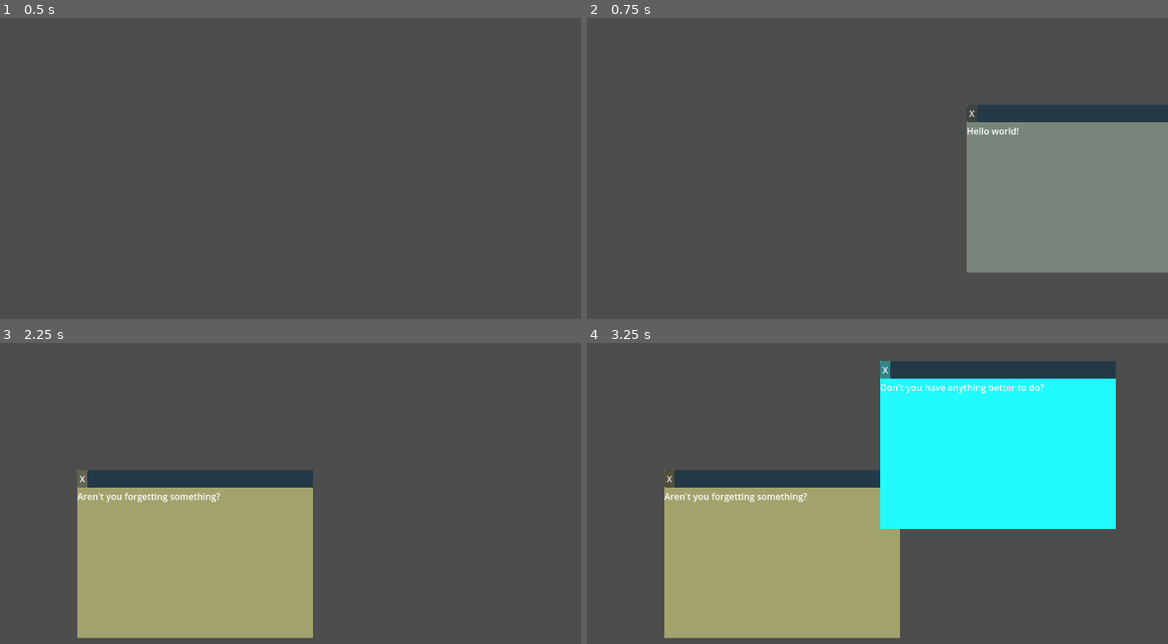
Above: before the commit, frames 1-4 (two rows, left to right).
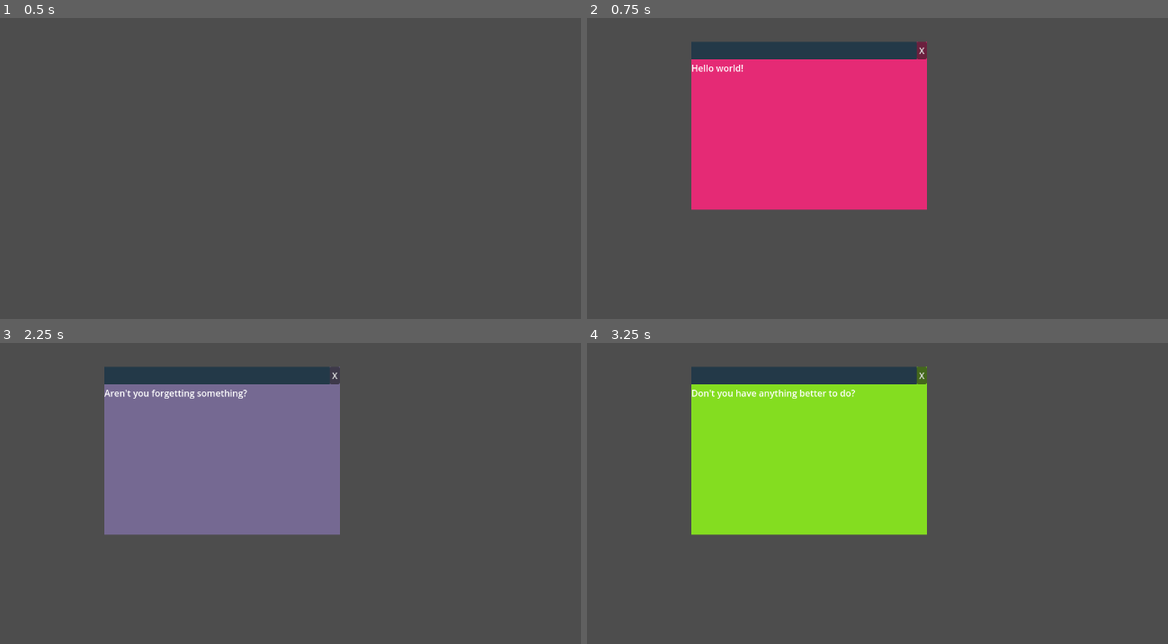
Above: after the commit, the same moments.

Repository: MunnChai/GMTKGameJam2025
Game: Godot game, scene res://desktop/desktop.tscn
Two runs of this game, one before a commit and one after it. Both use one fixed random seed, a clock stepped at 60 frames per second and the inputs below. The project has no main scene, so this scene is started directly.
Inputs (mouse positions are in pixels of both pictures, inside the frame that each line leads up to):
- Up to frame 1 (0.5 s): no input
- Up to frame 2 (0.75 s): tap Enter at 0.5 s; move the mouse to (964, 105) at 0.52 s; press the mouse at (964, 105) at 0.53 s
- Up to frame 3 (2.25 s): release the mouse at (377, 430) at 1.25 s; click "X" at 1.25 s; tap Space at 2 s; move the mouse to (75, 469) at 2.02 s; click (75, 469) at 2.1 s
- Up to frame 4 (3.25 s): tap Enter at 2.75 s; move the mouse to (877, 361) at 2.77 s; hold Right mouse button (rmb) from 2.78 s (still down); click (877, 361) at 3.05 s

Frame 1 is identical in both runs. In frame 2, 42% of the frame differs, in the area x 17-100%, y 7-85%; in frame 3, 37%; in frame 4, 56%, in the area x 13-92%, y 5-99%.

Commit message:
Refactor windows

Diff:
--- a/game/gmtkgamejam2025/desktop/desktop.gd
+++ b/game/gmtkgamejam2025/desktop/desktop.gd
@@ -3,28 +3,141 @@
 
 ## ---
 ## DESKTOP
-## Your actual desktop
+## Your desktop in the game, handles tracking all details about your current desktop windows
+## - Your windows, and where they are
+## - Your taskbar, and what there is
+## - Other misc. desktop details
 ## ---
 
+## Registry of Window Program ID to PackedScene
 @export var window_packed_scenes: Dictionary[StringName, PackedScene]
 
+## Increments by one every time a window is opened
+## Never decrements...
+## Useful for giving every window an ID, or whatever...
+static var window_counter := 0
+
+## Psuedo-singleton logic...
+static var instance: Desktop
+static func is_instanced() -> bool:
+	return is_instance_valid(instance)
+
 func _ready() -> void:
-	pass
-
-func _process(delta: float) -> void:
-	pass
+	instance = self
 
 func _input(event: InputEvent) -> void:
 	if event.is_action_pressed(&"lmb"):
-		for window in WindowManager.windows:
-			if window.mouse_hovered:
-				WindowManager.bring_to_front(window)
+		if has_hovered_window():
+			bring_to_front(get_hovered_window())
 
 func _unhandled_input(event: InputEvent) -> void:
 	if event.is_action_pressed(&"lmb"):
-		open_window(&"hello_world")
+		execute(&"hello_world", { "count": window_counter })
 
-func open_window(id: StringName, window_params: Dictionary = {}):
+#region GUI PROGRAM EXECUTION
+
+## Execute the GUI window program with the specified id,
+## passing the specified param dictionary to the boot sequence
+## Returns the window after execution
+func execute(id: StringName, args: Dictionary = {}) -> DesktopWindow:
 	var window: DesktopWindow = window_packed_scenes.get(id).instantiate()
 	%Windows.add_child(window)
-	window.global_position = get_global_mouse_position()
+	window.boot(args)
+	return window
+
+#endregion
+
+#region WINDOW MANAGEMENT
+
+## The ACTIVE WINDOW is the topmost window
+## To get the hovered window,
+
+## Your current windows, sorted with windows[0] being the topmost and active window
+## and all other windows in descending order
+var windows: Array[DesktopWindow] = []
+
+## Opens a window at the front of the desktop
+## Only opens the window if it is not already open
+## Shifts every other window back
+func open_window(window: DesktopWindow) -> bool:
+	if has_window(window):
+		return false ## Don't open the same window twice!
+	windows.push_front(window) ## Open at the front
+	window.open_self()
+
+	_shift_windows_back()
+
+	window_counter += 1
+
+	return true
+
+## Brings the given window to the front of the desktop
+## If it is not already open, opens it instead of bringing it forward
+## Shifts every other window back
+func bring_to_front(window: DesktopWindow) -> void:
+	if not has_window(window):
+		open_window(window) ## Not open, just open...
+		return
+
+	if windows[0] == window: ## We are already front
+		return
+
+	windows.erase(window)
+	windows.push_front(window)
+	window.bring_self_to_front()
+
+	_shift_windows_back()
+
+## Closes the given window, if it is open
+## Windows in front are unaffected
+## Windows behind are shifted forward
+func close_window(window: DesktopWindow) -> void:
+	if not has_window(window):
+		return
+	var index = get_index_of_window(window)
+	windows.erase(window)
+	window.close_self()
+
+	## Update every window after this one...
+	_shift_windows_forward(index - 1) # -1 since we removed one...
+
+## Returns the given DesktopWindow at the supplied index
+## Returns null if index is out of bounds or invalid
+func get_desktop_window(index: int) -> DesktopWindow:
+	return windows.get(index)
+## Returns true if the window is in the stack, false otherwise
+func has_window(window: DesktopWindow) -> bool:
+	return windows.has(window)
+## Returns index or -1 on fail
+func get_index_of_window(window: DesktopWindow) -> int:
+	return windows.find(window)
+
+## ACTIVE WINDOW
+func has_active_window() -> bool:
+	return not windows.is_empty()
+func get_active_window() -> DesktopWindow:
+	return windows.get(0)
+
+## HOVERED WINDOW
+func has_hovered_window() -> bool:
+	return get_hovered_window() != null
+## Returns the first window with "mouse_hovered"
+func get_hovered_window() -> DesktopWindow:
+	for window in windows:
+		if window.mouse_hovered:
+			return window
+	return null
+
+## Pushes every window behind the front window back, by updating with new index
+func _shift_windows_back(front_index: int = 0) -> void:
+	## Push every other window back, after the front index
+	for i in range(front_index + 1, windows.size()):
+		windows[i].shift_self_back(i)
+
+## Shifts every window behind the front window forward, by updating with new index
+func _shift_windows_forward(front_index: int = 0) -> void:
+	## Push every other window back, after the front index
+	for i in range(front_index + 1, windows.size()):
+		windows[i].shift_self_forward(i)
+
+#endregion
--- a/game/gmtkgamejam2025/desktop/desktop.tscn
+++ b/game/gmtkgamejam2025/desktop/desktop.tscn
@@ -1,7 +1,7 @@
 [gd_scene load_steps=3 format=3 uid="uid://baai2h5kog4i6"]
 
 [ext_resource type="Script" uid="uid://cqjrvgo3y4e3h" path="res://desktop/desktop.gd" id="1_cg3fv"]
-[ext_resource type="PackedScene" uid="uid://eho0bjxll72b" path="res://desktop/windows/window/window.tscn" id="2_87qqj"]
+[ext_resource type="PackedScene" uid="uid://lysrnk033b8v" path="res://desktop/window/test_window/test_window.tscn" id="2_87qqj"]
 
 [node name="Desktop" type="Node2D"]
 script = ExtResource("1_cg3fv")
--- /dev/null
+++ b/game/gmtkgamejam2025/desktop/window/desktop_window.gd
@@ -0,0 +1,166 @@
+class_name DesktopWindow
+extends ReferenceRect
+
+signal opened
+signal brought_to_front(explicit: bool)
+# Explicit indicates if the player CLICKED on the window to bring it to front
+# It is implicit (not explicit) if the player CLOSED a window in front of this one to bring this window to front
+signal shifted_forward
+signal shifted_back
+signal closed
+
+## ---
+## DESKTOP WINDOW
+## ABSTRACT base class!!!
+## A single window in the desktop
+## Capable of being opened, moved, set active, and closed
+## ---
+## NOTE: TO CREATE A NEW WINDOW
+## - Extend this script (Don't make an inherited scenes unless needed, those are kinda scuffed)
+## - Create a new scene using a ReferenceRect node
+## - Attach this script
+## - Set the ReferenceRect size to encompass the content (used for mouse detection)
+## - Make sure that all CONTROL NODES in your content use Mouse: Pass (Propogate Up),
+##   so that all mouse events will be able to be detected by the window
+## ---
+
+## The window's index
+## 0 being highest, larger numbers being further back
+var window_index := 0
+var is_active := false
+
+var mouse_hovered := false # Hovered over anywhere on the window?
+var drag_hovered := false # Hovered over drag bar?
+var is_dragging := false # Clicked while hovering over drag bar?
+
+@onready var close_button: Button = %CloseButton
+
+func _ready() -> void:
+	if Desktop.is_instanced():
+		Desktop.instance.open_window(self)
+
+	center_window_to(Vector2.ZERO)
+
+	self.mouse_entered.connect(_on_mouse_entered)
+	self.mouse_exited.connect(_on_mouse_exited)
+
+## @Abstract
+## Function called when a program window is "executed" via the desktop
+## Override to supply your own startup behaviour
+func boot(args: Dictionary = {}) -> void:
+	pass
+
+func _process(delta: float) -> void:
+	pass
+
+func _on_close_pressed() -> void:
+	if Desktop.is_instanced():
+		Desktop.instance.close_window(self)
+
+func _on_mouse_entered() -> void:
+	mouse_hovered = true
+func _on_mouse_exited() -> void:
+	mouse_hovered = false
+
+func _input(event: InputEvent) -> void:
+	handle_drag_input(event)
+
+#region WINDOW MOVEMENT
+
+func _on_drag_entered() -> void:
+	drag_hovered = true
+func _on_drag_exited() -> void:
+	drag_hovered = false
+
+func handle_drag_input(event: InputEvent) -> void:
+	## DRAG LOGIC
+	if event.is_action_pressed(&"lmb") and drag_hovered:
+		is_dragging = true
+	if event.is_action_released(&"lmb"):
+		is_dragging = false
+
+	if event is InputEventMouseMotion:
+		if is_dragging:
+			position += event.screen_relative
+			constrain_to_viewport()
+
+## CONSTRAIN WINDOW MOVEMENT
+## Clamp the position so that the window doesn't go off the screen
+## NOTE: Deals with local position
+func constrain_position(min_point: Vector2, max_point: Vector2) -> void:
+	var final_point := Vector2.ZERO
+	if position.x < min_point.x:
+		final_point.x = min_point.x
+	elif (position.x + size.x) > max_point.x:
+		final_point.x = max_point.x - size.x
+	else:
+		final_point.x = position.x
+
+	if position.y < min_point.y:
+		final_point.y = min_point.y
+	elif (position.y + size.y) > max_point.y:
+		final_point.y = max_point.y - size.y
+	else:
+		final_point.y = position.y
+
+	position = final_point
+
+## Does the constraining to the viewport size, centered about (0,0) local position
+func constrain_to_viewport() -> void:
+	constrain_position(get_viewport_rect().size / -2.0, get_viewport_rect().size / 2.0)
+
+func center_window_to(global_pos: Vector2) -> void:
+	global_position = Vector2(global_pos.x - (size.x / 2.0), global_pos.y - (size.y / 2.0))
+	constrain_to_viewport()
+
+#endregion
+
+#region WINDOW MANAGEMENT HANDLERS -> CALLED FROM DESKTOP
+
+## WARNING: DO NOT CALL THESE DIRECTLY
+## Handlers called when the specified operation is performed through the Desktop
+
+func open_self() -> void:
+	window_index = 0
+	is_active = true
+	opened.emit()
+
+	move_to_front()
+
+	## TODO: Opening animation
+
+func bring_self_to_front() -> void:
+	window_index = 0
+	is_active = true
+	brought_to_front.emit(true)
+
+	move_to_front()
+
+	## TODO: Bringing to front animation
+
+func shift_self_back(new_index: int) -> void:
+	window_index = new_index
+	is_active = false
+	shifted_back.emit()
+
+	## TODO: Sending self back animation
+
+func shift_self_forward(new_index: int) -> void:
+	window_index = new_index
+	shifted_forward.emit()
+	if window_index == 0:
+		is_active = true
+		brought_to_front.emit(false)
+		move_to_front()
+
+	## TODO: Shift forward/brought to front animation
+
+func close_self() -> void:
+	## CLOSE THIS WINDOW
+	is_active = false
+	closed.emit()
+
+	## TODO: Closing animation
+	queue_free()
+
+#endregion
--- /dev/null
+++ b/game/gmtkgamejam2025/desktop/window/test_window/test_window.gd
@@ -0,0 +1,41 @@
+class_name TestWindow
+extends DesktopWindow
+
+var demo_strings := [
+	"Hello world!",
+	"Aren't you forgetting something?",
+	"Don't you have anything better to do?",
+	"...",
+	"It seems like there isn't anything here.",
+	"How curious."
+]
+
+func _ready() -> void:
+	close_button.pressed.connect(_on_close_pressed)
+
+	%RichTextLabel.text = demo_strings[Desktop.window_counter % demo_strings.size()]
+
+	#$PanelContainer.mouse_entered.connect(_on_mouse_entered)
+	#$PanelContainer.mouse_exited.connect(_on_mouse_exited)
+
+	%DragBar.mouse_entered.connect(_on_drag_entered)
+	%DragBar.mouse_exited.connect(_on_drag_exited)
+
+	%PanelContainer.add_theme_stylebox_override("panel", %PanelContainer.get_theme_stylebox("panel").duplicate())
+	%PanelContainer.get_theme_stylebox("panel").bg_color = Color(randf(), randf(), randf())
+
+	super._ready()
+
+## @OVERRIDE
+func boot(args: Dictionary = {}) -> void:
+	print("You are booting the test window!")
+	if not args.is_empty():
+		print("You have arguments!")
+		print("Keys: " + str(args.keys()))
+		print("Values: " + str(args.values()))
+		print("Arguing is not allowed.")
+	else:
+		print("You have no arguments.")
+		print("I like that about you.")
+		print("You do not do silly things like \"talk\", or \"have opinions.\"")
+		print("Very well!")
--- /dev/null
+++ b/game/gmtkgamejam2025/desktop/window/test_window/test_window.tscn
@@ -0,0 +1,63 @@
+[gd_scene load_steps=4 format=3 uid="uid://lysrnk033b8v"]
+
+[ext_resource type="Script" uid="uid://csl8qcwcrq6i1" path="res://desktop/window/test_window/test_window.gd" id="1_cxhuy"]
+
+[sub_resource type="StyleBoxFlat" id="StyleBoxFlat_cxhuy"]
+bg_color = Color(0, 0, 0, 1)
+
+[sub_resource type="StyleBoxFlat" id="StyleBoxFlat_y4nv2"]
+bg_color = Color(0.139198, 0.223356, 0.283347, 1)
+
+[node name="TestWindow" type="ReferenceRect"]
+offset_right = 419.0
+offset_bottom = 299.0
+script = ExtResource("1_cxhuy")
+
+[node name="CentralContentPivot" type="Control" parent="."]
+layout_mode = 1
+anchors_preset = 8
+anchor_left = 0.5
+anchor_top = 0.5
+anchor_right = 0.5
+anchor_bottom = 0.5
+grow_horizontal = 2
+grow_vertical = 2
+mouse_filter = 1
+
+[node name="PanelContainer" type="PanelContainer" parent="CentralContentPivot"]
+unique_name_in_owner = true
+offset_left = -209.5
+offset_top = -149.5
+offset_right = 209.5
+offset_bottom = 149.5
+mouse_filter = 1
+theme_override_styles/panel = SubResource("StyleBoxFlat_cxhuy")
+
+[node name="VBoxContainer" type="VBoxContainer" parent="CentralContentPivot/PanelContainer"]
+layout_mode = 2
+
+[node name="HBoxContainer" type="HBoxContainer" parent="CentralContentPivot/PanelContainer/VBoxContainer"]
+layout_mode = 2
+theme_override_constants/separation = 0
+
+[node name="DragBar" type="Panel" parent="CentralContentPivot/PanelContainer/VBoxContainer/HBoxContainer"]
+unique_name_in_owner = true
+layout_mode = 2
+size_flags_horizontal = 3
+mouse_filter = 1
+mouse_default_cursor_shape = 2
+theme_override_styles/panel = SubResource("StyleBoxFlat_y4nv2")
+
+[node name="CloseButton" type="Button" parent="CentralContentPivot/PanelContainer/VBoxContainer/HBoxContainer"]
+unique_name_in_owner = true
+layout_mode = 2
+mouse_filter = 1
+mouse_default_cursor_shape = 2
+text = "X"
+
+[node name="RichTextLabel" type="RichTextLabel" parent="CentralContentPivot/PanelContainer/VBoxContainer"]
+unique_name_in_owner = true
+layout_mode = 2
+mouse_filter = 1
+text = "Hello world!"
+fit_content = true
--- /dev/null
+++ b/game/gmtkgamejam2025/desktop/window/window.tscn
@@ -0,0 +1,6 @@
+[gd_scene load_steps=2 format=3 uid="uid://eho0bjxll72b"]
+
+[ext_resource type="Script" uid="uid://1s27rtk685v2" path="res://desktop/window/desktop_window.gd" id="1_t505n"]
+
+[node name="Window" type="ReferenceRect"]
+script = ExtResource("1_t505n")
--- a/game/gmtkgamejam2025/desktop/windows/window/desktop_window.gd
+++ /dev/null
@@ -1,138 +0,0 @@
-class_name DesktopWindow
-extends Control
-
-signal opened
-signal brought_forward_to_front
-signal brought_forward
-signal sent_back
-signal closed
-
-## ---
-## DESKTOP WINDOW
-## A single window in the desktop
-## Capable of being opened, moved, set active, and closed
-## ---
-
-## The window's index
-## 0 being highest, larger numbers being further back
-var window_index := 0
-var is_active := false
-var mouse_hovered := false
-var drag_hovered := false
-
-var demo_strings := [
-	"Hello world!",
-	"Aren't you forgetting something?",
-	"Don't you have anything better to do?",
-	"...",
-	"It seems like there isn't anything here.",
-	"How curious."
-]
-
-static var window_counter := 0
-var window_count := 0
-
-@onready var close_button: Button = %CloseButton
-
-func _ready() -> void:
-	WindowManager.open_window(self)
-	close_button.pressed.connect(_on_close_pressed)
-
-	window_count = window_counter
-	window_counter += 1
-
-	%RichTextLabel.text = demo_strings[window_count % demo_strings.size()]
-
-	$PanelContainer.mouse_entered.connect(_on_mouse_entered)
-	$PanelContainer.mouse_exited.connect(_on_mouse_exited)
-
-	%DragBar.mouse_entered.connect(_on_drag_entered)
-	%DragBar.mouse_exited.connect(_on_drag_exited)
-
-	$PanelContainer.add_theme_stylebox_override("panel", $PanelContainer.get_theme_stylebox("panel").duplicate())
-	$PanelContainer.get_theme_stylebox("panel").bg_color = Color(randf(), randf(), randf())
-
-func _process(delta: float) -> void:
-	#print(mouse_hovered)
-	pass
-
-func _on_close_pressed() -> void:
-	WindowManager.close_window(self)
-
-func _on_mouse_entered() -> void:
-	mouse_hovered = true
-
-func _on_mouse_exited() -> void:
-	mouse_hovered = false
-
-func _on_drag_entered() -> void:
-	drag_hovered = true
-
-func _on_drag_exited() -> void:
-	drag_hovered = false
-
-var is_dragging := false
-func _input(event: InputEvent) -> void:
-	#print(drag_hovered)
-
-	if event.is_action_pressed(&"lmb") and drag_hovered:
-		is_dragging = true
-		WindowManager.bring_to_front(self)
-	if event.is_action_released(&"lmb"):
-		is_dragging = false
-
-	if event is InputEventMouseMotion:
-		if is_dragging:
-			position += event.screen_relative
-
-#region WINDOW MANAGER HANDLERS
-
-func open_self() -> void:
-	window_index = 0
-	_update_window_index()
-	is_active = true
-	opened.emit()
-
-	move_to_front()
-
-	## TODO: Opening animation
-
-func bring_self_to_front() -> void:
-	window_index = 0
-	_update_window_index()
-	is_active = true
-	brought_forward_to_front.emit()
-
-	move_to_front()
-
-	## TODO: Bringing to front animation
-
-func send_self_back(new_index: int) -> void:
-	window_index = new_index
-	_update_window_index()
-	is_active = false
-	sent_back.emit()
-
-	## TODO: Sending self back animation
-
-func bring_self_forward(new_index: int) -> void:
-	window_index = new_index
-	_update_window_index()
-	brought_forward.emit()
-	if window_index == 0:
-		is_active = true
-		move_to_front()
-		brought_forward_to_front.emit()
-
-func close_self() -> void:
-	## CLOSE THIS WINDOW
-	is_active = false
-	closed.emit()
-
-	## TODO: Closing animation
-	queue_free()
-
-#endregion
-
-func _update_window_index() -> void:
-	pass
--- a/game/gmtkgamejam2025/desktop/windows/window/window.tscn
+++ /dev/null
@@ -1,46 +0,0 @@
-[gd_scene load_steps=4 format=3 uid="uid://eho0bjxll72b"]
-
-[ext_resource type="Script" uid="uid://1s27rtk685v2" path="res://desktop/windows/window/desktop_window.gd" id="1_t505n"]
-
-[sub_resource type="StyleBoxFlat" id="StyleBoxFlat_ojmwe"]
-bg_color = Color(0, 0, 0, 1)
-
-[sub_resource type="StyleBoxFlat" id="StyleBoxFlat_foefx"]
-bg_color = Color(0.139198, 0.223356, 0.283347, 1)
-
-[node name="Window" type="Control"]
-layout_mode = 3
-anchors_preset = 0
-script = ExtResource("1_t505n")
-
-[node name="PanelContainer" type="PanelContainer" parent="."]
-offset_right = 419.0
-offset_bottom = 299.0
-theme_override_styles/panel = SubResource("StyleBoxFlat_ojmwe")
-
-[node name="VBoxContainer" type="VBoxContainer" parent="PanelContainer"]
-layout_mode = 2
-
-[node name="HBoxContainer" type="HBoxContainer" parent="PanelContainer/VBoxContainer"]
-layout_mode = 2
-theme_override_constants/separation = 0
-
-[node name="CloseButton" type="Button" parent="PanelContainer/VBoxContainer/HBoxContainer"]
-unique_name_in_owner = true
-layout_mode = 2
-mouse_default_cursor_shape = 2
-text = "X"
-
-[node name="DragBar" type="Panel" parent="PanelContainer/VBoxContainer/HBoxContainer"]
-unique_name_in_owner = true
-layout_mode = 2
-size_flags_horizontal = 3
-mouse_default_cursor_shape = 2
-theme_override_styles/panel = SubResource("StyleBoxFlat_foefx")
-
-[node name="RichTextLabel" type="RichTextLabel" parent="PanelContainer/VBoxContainer"]
-unique_name_in_owner = true
-layout_mode = 2
-mouse_filter = 2
-text = "Hello world!"
-fit_content = true
--- a/game/gmtkgamejam2025/desktop/windows/window_manager.gd
+++ /dev/null
@@ -1,76 +0,0 @@
-class_name DesktopManagerGlobal
-extends Node
-
-## ---
-## DESKTOP MANAGER
-## An AUTOLOAD SINGLETON that handles tracking all details about your current desktop windows
-## - Your windows, and where they are
-## - Your taskbar, and what there is
-## - Other misc. desktop DATA DETAILS
-## ---
-
-## Your current windows, sorted with windows[0] being the topmost and active window
-## and all other windows in descending order
-var windows: Array[DesktopWindow] = []
-
-#region WINDOW MANAGEMENT
-
-## Opens a window at the top of the "window stack"
-func open_window(window: DesktopWindow) -> bool:
-	if has_window(window):
-		return false ## Don't open the same window twice!
-	windows.push_front(window) ## Open at the front
-	window.open_self()
-
-	_update_windows_behind_front()
-
-	return true
-
-## Brings the given window to the front of the "window stack", pushing every other window back by 1
-## If the window is not in the "window stack," direct the code to open that window instead
-func bring_to_front(window: DesktopWindow) -> void:
-	if not has_window(window):
-		open_window(window) ## Not open, just open...
-		return
-
-	if windows[0] == window: ## We are already front
-		return
-
-	windows.erase(window)
-	windows.push_front(window)
-	window.bring_self_to_front()
-
-	_update_windows_behind_front()
-
-## Closes the given window by deleting it from the "window stack"
-func close_window(window: DesktopWindow) -> void:
-	if not has_window(window):
-		return
-	var index = get_index_of_window(window)
-	windows.erase(window)
-	window.close_self()
-
-	## Update every window after this one...
-	if index < windows.size():
-		for i in range(index, windows.size()):
-			windows[i].bring_self_forward(i)
-
-## Returns the given DesktopWindow at the supplied index
-## Returns null if index is out of bounds or invalid
-func get_desktop_window(index: int) -> DesktopWindow:
-	return windows.get(index)
-## Returns true if the window is in the stack, false otherwise
-func has_window(window: DesktopWindow) -> bool:
-	return windows.has(window)
-## Returns index or -1 on fail
-func get_index_of_window(window: DesktopWindow) -> int:
-	return windows.find(window)
-
-## Pushes every window behind the front window back by one index
-func _update_windows_behind_front() -> void:
-	## Push every other window back
-	if windows.size() > 1:
-		for i in range(1, windows.size()):
-			windows[i].send_self_back(i)
-
-#endregion
--- a/game/gmtkgamejam2025/project.godot
+++ b/game/gmtkgamejam2025/project.godot
@@ -13,10 +13,6 @@
 config/name="GMTKGameJam2025"
 config/features=PackedStringArray("4.4", "GL Compatibility")
 config/icon="res://icon.svg"
-
-[autoload]
-
-WindowManager="*res://desktop/windows/window_manager.gd"
 
 [display]
 
Renamed: game/gmtkgamejam2025/desktop/windows/window/desktop_window.gd.uid -> game/gmtkgamejam2025/desktop/window/desktop_window.gd.uid
Not shown, added: game/gmtkgamejam2025/desktop/window/test_window/test_window.gd.uid
Not shown, removed: game/gmtkgamejam2025/desktop/windows/window_manager.gd.uid
